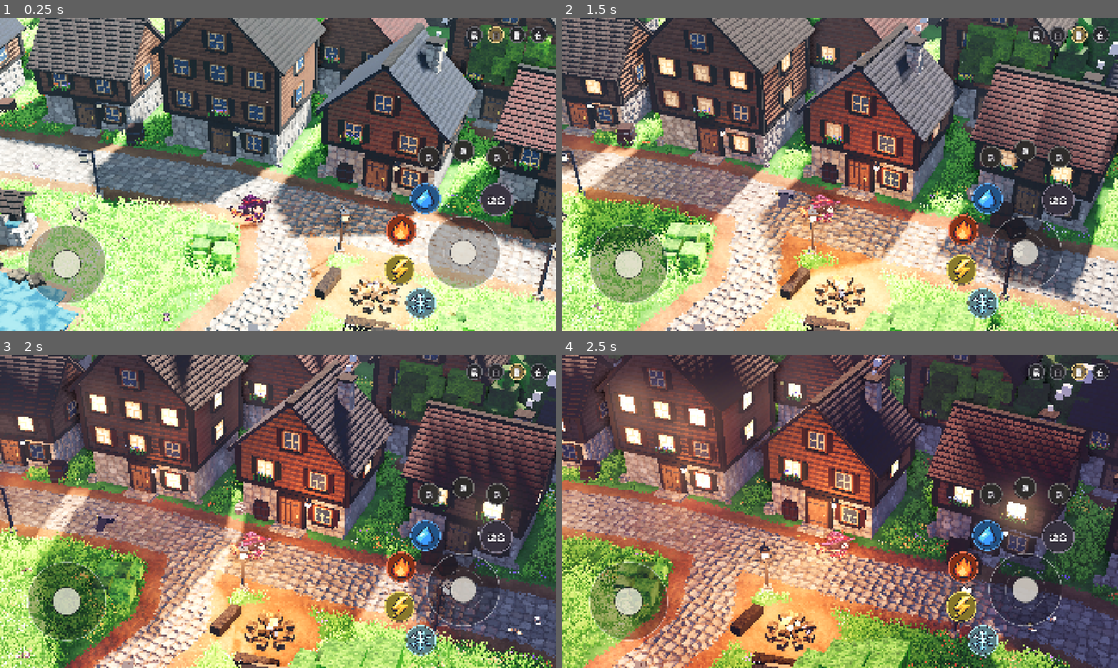
Above: before the commit, frames 1-4 (two rows, left to right).
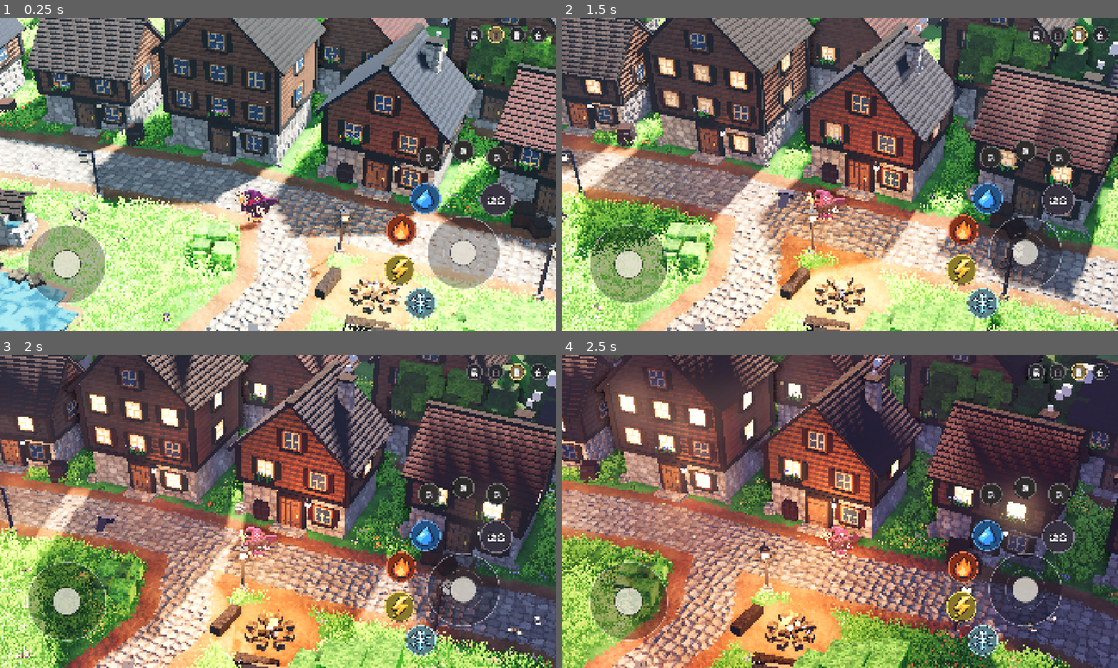
Above: after the commit, the same moments.

Repository: wuharry/elemental-hd2d-godot
Game: Godot game, scene res://main.tscn
The game is run twice, just before and just after one commit, with the same random seed, the same clock (stepped at 60 frames per second) and the same inputs.
Inputs (mouse positions are in pixels of both pictures, inside the frame that each line leads up to):
- Up to frame 1 (0.25 s): no input
- Up to frame 2 (1.5 s): tap Enter at 0.5 s; move the mouse to (962, 158) at 0.52 s; hold D 0.53-1.25 s; tap T at 0.6 s; click (962, 158) at 0.67 s; tap Space at 0.77, 1.07 s; drag from (728, 190) to (812, 237) at 1.27 s
- Up to frame 3 (2 s): no input
- Up to frame 4 (2.5 s): move the mouse to (895, 442) at 2.02 s; hold D from 2.03 s (still down); tap 2 at 2.1 s

The runs differ from the first frame. In frame 1, 0.5% of the frame differs, in the area x 40-51%, y 54-68%; in frame 2, 0.7%, in the area x 4-92%, y 12-69%; in frame 3, 0.6%; in frame 4, 0.6%.

Commit message:
Adopt the B chibi mage and enlarge her in the village

Diff:
--- a/src/player/player.gd
+++ b/src/player/player.gd
@@ -6,11 +6,15 @@
 signal cast(elements: Array[int], origin: Vector3, direction: Vector3)
 
 const SPEED := 5.2
-const PIXEL := 1.0 / 32.0
+# B 版在世界中的顯示倍率。圖集與杖光共用同一個像素到公尺的換算。
+const VISUAL_SCALE := 1.2
+const PIXEL := VISUAL_SCALE / 32.0
 const FRAME_SIZE := Vector2i(56, 48)
-const BODY_OFFSET_X := 8.0
-# 琥珀晶中心約在 (6.5, 27.5)，正面兩腳的中心在 (36, 47)。
-const WAND_TIP := Vector3(-29.5 * PIXEL, 19.5 * PIXEL, 0.0)
+# 正面待機格的原生像素座標，以左上角為原點。
+const FEET := Vector2(31.5, 47.0)
+const CRYSTAL := Vector2(14.5, 15.5)
+const BODY_OFFSET_X := FEET.x - FRAME_SIZE.x * 0.5
+const WAND_TIP := Vector3(CRYSTAL.x - FEET.x, FEET.y - CRYSTAL.y, 0.0) * PIXEL
 const ATLAS_COLUMNS := 6
 const ATLAS_ROWS := 3
 enum Facing { FRONT, BACK, SIDE }
@@ -56,7 +60,7 @@
 	sprite.double_sided = true
 	sprite.centered = true
 	# 正面與右側身都為左邊的長杖留白，腳底仍對齊人物原點。
-	sprite.offset = Vector2(-BODY_OFFSET_X, FRAME_SIZE.y * 0.5 - 1.0)
+	sprite.offset = Vector2(-BODY_OFFSET_X, FEET.y - FRAME_SIZE.y * 0.5)
 	# 角色放在第 2 層，讓杖光照亮她腳邊的地面。
 	sprite.layers = 2
 	add_child(sprite)
@@ -81,7 +85,9 @@
 	fill.light_specular = 0.0
 	fill.position = Vector3(0.6, 1.6, 2.0)
 	add_child(fill)
-	add_child(preload("res://src/player/element_orbit.gd").new(queue))
+	var orbit := preload("res://src/player/element_orbit.gd").new(queue)
+	orbit.scale = Vector3.ONE * VISUAL_SCALE
+	add_child(orbit)
 
 
 func _physics_process(delta: float) -> void:
@@ -128,15 +134,17 @@
 	sprite.flip_h = facing == Facing.SIDE and screen_dir.x < 0.0
 	var mirrored := facing == Facing.BACK or sprite.flip_h
 	sprite.offset.x = BODY_OFFSET_X if mirrored else -BODY_OFFSET_X
-	var tip := WAND_TIP
-	if mirrored:
-		tip.x = -tip.x
-	staff_light.position = tip.rotated(Vector3.UP, camera_yaw)
 	# 待機短暫眨眼；走路使用四張不同的手腳與衣襬姿勢。
 	var column := 1 if fmod(_animation_time, idle_period) > idle_period - 0.16 else 0
 	if _was_moving:
 		column = 2 + int(_animation_time * walk_fps) % 4
 	sprite.frame_coords = Vector2i(column, facing)
+	var tip := WAND_TIP
+	if mirrored:
+		tip.x = -tip.x
+	if column == 3 or column == 5:
+		tip.y += PIXEL # 這兩格的手與法杖一起上提一個像素。
+	staff_light.position = tip.rotated(Vector3.UP, camera_yaw)
 
 
 ## 把目前佇列放出去（清空佇列）。direction 是水平世界方向。
--- a/src/world/scenes/village_scene.gd
+++ b/src/world/scenes/village_scene.gd
@@ -38,7 +38,7 @@
 		{"c": Vector2(10.8, 3.4), "r": 1.5},
 	]
 	houses = [
-		# 比例是 Q 版世界：一層樓約 1.6 公尺，門高 1.5 公尺（角色約 1.4 公尺）
+		# Q 版建築每層約 1.6 公尺，門高 1.5 公尺。
 		{"pos": Vector2(-10.5, -7.2), "rot": 6.0, "w": 4.6, "d": 3.8, "base_h": 1.7, "wall_h": 1.6, "roof_h": 1.9, "gable_front": false, "cols": 2, "floors": 1, "roof_tint": ROOF_BROWN, "seed": 1},
 		{"pos": Vector2(-3.0, -7.8), "rot": 0.0, "w": 5.4, "d": 4.6, "base_h": 1.8, "wall_h": 3.2, "roof_h": 2.6, "gable_front": true, "cols": 3, "floors": 2, "roof_tint": ROOF_DARK, "seed": 2},
 		{"pos": Vector2(4.6, -7.4), "rot": -4.0, "w": 4.8, "d": 4.0, "base_h": 1.8, "wall_h": 1.7, "roof_h": 2.3, "gable_front": true, "cols": 2, "floors": 1, "roof_tint": ROOF_SLATE, "seed": 3},
--- a/tests/element_orbit_test.gd
+++ b/tests/element_orbit_test.gd
@@ -67,6 +67,9 @@
 			"重複冰各有一顆，超過四格不再增加")
 	var dots := _visible_motes(orbit)
 	_check(_evenly_spaced(dots), "四顆光點均分軌道")
+	var relative := player.to_local(dots[0].global_position)
+	_check(is_equal_approx(Vector2(relative.x, relative.z).length(), 0.94 * 1.2)
+		and is_equal_approx(relative.y, 0.72 * 1.2), "光點環繞放大後的角色，軌道半徑與高度同步")
 	var before := dots[0].position
 	orbit.call("_process", 0.1)
 	_check(not dots[0].position.is_equal_approx(before), "元素會沿軌道移動")
--- a/tests/player_animation_test.gd
+++ b/tests/player_animation_test.gd
@@ -4,12 +4,13 @@
 
 const MageArt := preload("res://tools/gen_character.gd")
 
-## 黑髮紫袍法師的固定色盤；透明另計。
+## 上一版圖集實際用到的 21 色；透明另計。
 const APPROVED_COLORS := [
 	"#211d29", "#231b2b", "#312137", "#352041", "#352d38", "#504452", "#51305e", "#571c3b",
-	"#57313c", "#593241", "#734485", "#796876", "#8a2947", "#8f5144", "#9c629e", "#bc3f53",
-	"#c8844e", "#db977f", "#ec6a67", "#ed812b", "#f4be6b", "#f5bca3", "#ffe2c6", "#fff2b7",
+	"#57313c", "#593241", "#734485", "#8a2947", "#8f5144", "#bc3f53", "#c8844e",
+	"#db977f", "#ed812b", "#f4be6b", "#f5bca3", "#ffe2c6", "#fff2b7",
 ]
+const SKIN := [Color("#db977f"), Color("#f5bca3"), Color("#ffe2c6")]
 
 var _passed := 0
 var _failed := 0
@@ -58,30 +59,31 @@
 	_check(crisp, "圖集沒有半透明像素")
 	_check(within_palette and used.size() <= APPROVED_COLORS.size(), "圖集限定於紫袍法師色票，實際 %d 色" % used.size())
 	var idle := atlas.get_region(Rect2i(0, 0, 56, 48))
-	var amber_pixels := 0
-	for y in range(25, 41):
-		for x in range(1, 14):
-			if idle.get_pixel(x, y) == Color("#ed812b"):
-				amber_pixels += 1
-	_check(amber_pixels >= 5, "左側杖頭能辨識獨立的琥珀晶面")
-	# 髮頂藏在帽子裡；由同一產生器關掉帽層量髮頂，頷和腳底直接量遊戲圖集。
-	var unmasked := MageArt.draw_frame(0, 0, false)
-	var scalp_y := unmasked.get_used_rect().position.y
-	var sole_y := idle.get_used_rect().end.y - 1
-	var cheek := 0
+	var amber := _color_bounds(idle, Rect2i(2, 4, 20, 19), [Color("#ed812b")])
+	_check(amber.size.x >= 3 and amber.size.y >= 4, "左上方杖頭有獨立的琥珀晶面")
+	# B 的下巴離帽頂約為整身的 71%，足以辨識帽、臉與短袍之間的比例。
+	var bounds := idle.get_used_rect()
+	var cheek_width := 0
 	var chin_y := -1
-	for y in range(scalp_y, sole_y):
-		var width := _skin_width(idle, y)
-		if width >= 10:
-			cheek = maxi(cheek, width)
+	var chin_width := 0
+	for y in range(26, 37):
+		var face := _color_bounds(idle, Rect2i(28, y, 16, 1), SKIN)
+		if face.size.x >= 5:
+			cheek_width = maxi(cheek_width, face.size.x)
+			chin_width = face.size.x
 			chin_y = y
-		elif chin_y >= 0:
-			break # 條帶縮為頸部的第一行
-	var chin := _skin_width(idle, chin_y) if chin_y >= 0 else 0
-	_check(cheek >= 12 and chin >= cheek * 0.70 and chin <= cheek * 0.85, "下巴保留約四分之三臉頰寬")
+	_check(cheek_width >= 9 and absf(chin_width - 0.78 * cheek_width) <= 1.0,
+		"短平下巴比眼頰窄，臉寬 %d、下巴寬 %d" % [cheek_width, chin_width])
+	var chin_fraction := float(chin_y - bounds.position.y) / maxf(1.0, bounds.size.y - 1.0)
+	_check(chin_fraction >= 0.66 and chin_fraction <= 0.76, "戴帽全身的下巴位置 %.2f" % chin_fraction)
+	# 去帽視圖保留法杖，取頭部所在的直條才量得到髮頂。
+	var bare_head := MageArt.draw_frame(0, 0, false).get_region(Rect2i(25, 0, 18, 48))
+	var scalp_y := bare_head.get_used_rect().position.y
+	var sole_y := bounds.end.y - 1
 	_check(chin_y > scalp_y and absi((chin_y - scalp_y) - (sole_y - chin_y)) <= 1,
-		"不含帽的二頭身：髮頂 %d、下巴 %d、鞋底 %d" % [scalp_y, chin_y, sole_y])
-	var lowest_row := idle.get_region(Rect2i(0, sole_y, idle.get_width(), 1))
+		"不含帽的二頭身：髮頂 %d、下巴 %d、靴底 %d" % [scalp_y, chin_y, sole_y])
+	# 杖尾可能與靴底同高，只對雙腿範圍計算鞋底的可見段數。
+	var lowest_row := idle.get_region(Rect2i(24, 46, 18, 1))
 	var runs := 0
 	var occupied := false
 	for x in lowest_row.get_width():
@@ -94,6 +96,7 @@
 		var unique_frames: Array[PackedByteArray] = []
 		var unclipped := true
 		var feet_aligned := true
+		var gripping_staff := true
 		for column in 6:
 			var frame := atlas.get_region(Rect2i(column * 56, row * 48, 56, 48))
 			var bytes := frame.get_data()
@@ -103,23 +106,48 @@
 				unclipped = unclipped and frame.get_pixel(x, 0).a == 0.0 and frame.get_pixel(x, 47).a == 0.0
 			for y in 48:
 				unclipped = unclipped and frame.get_pixel(0, y).a == 0.0 and frame.get_pixel(55, y).a == 0.0
-			var bounds := frame.get_used_rect()
-			feet_aligned = feet_aligned and bounds.end.y == 47
+			if row == 1:
+				frame.flip_x() # 背面杖在右邊，翻正後用相同的部位檢查。
+			feet_aligned = feet_aligned and not frame.get_region(Rect2i(24, 46, 18, 1)).is_invisible()
+			gripping_staff = gripping_staff and _has_grip(frame)
 		_check(unique_frames.size() == 6, "方向 %d 的六格姿勢各不相同" % row)
 		_check(unclipped, "方向 %d 沒有裁掉帽尖、法杖或腳" % row)
+		_check(gripping_staff, "方向 %d 六格的掌心上下均連接杖柄" % row)
 		_check(feet_aligned, "方向 %d 的每格腳底對齊地面" % row)
 
 
-func _skin_width(frame: Image, y: int) -> int:
-	var skin := [Color("#db977f"), Color("#f5bca3"), Color("#ffe2c6")]
-	var left := 46
-	var right := 28
-	# 排除耳朵，只在臉的範圍測左右兩側，像素中間可以是嘴與眼睛。
-	for x in range(29, 46):
-		if frame.get_pixel(x, y) in skin:
-			left = mini(left, x)
-			right = maxi(right, x)
-	return maxi(0, right - left + 1)
+func _color_bounds(frame: Image, region: Rect2i, colors: Array) -> Rect2i:
+	var bounds := Rect2i()
+	for y in range(region.position.y, region.end.y):
+		for x in range(region.position.x, region.end.x):
+			if frame.get_pixel(x, y) in colors:
+				var pixel := Rect2i(x, y, 1, 1)
+				bounds = bounds.merge(pixel) if bounds.has_area() else pixel
+	return bounds
+
+
+func _has_grip(frame: Image) -> bool:
+	var palm := _color_bounds(frame, Rect2i(15, 33, 10, 9), SKIN)
+	if palm.size.x < 2 or palm.size.y < 2:
+		return false
+	var wood := [Color("#593241"), Color("#8f5144")]
+	var above := Rect2i(palm.position.x, palm.position.y - 1, palm.size.x, 1)
+	var below := Rect2i(palm.position.x, palm.end.y, palm.size.x, 1)
+	return _color_bounds(frame, above, wood).has_area() and _color_bounds(frame, below, wood).has_area()
+
+
+func _light_hits_crystal(player: Player) -> bool:
+	var sprite := player.sprite
+	var frame_size := Vector2i(56, 48)
+	var frame := sprite.texture.get_image().get_region(Rect2i(sprite.frame_coords * frame_size, frame_size))
+	if sprite.flip_h:
+		frame.flip_x()
+	# 將光源轉回看板的水平／垂直像素座標，原點在角色腳下。
+	var tip := player.staff_light.position.rotated(Vector3.UP, -player.camera_yaw) / sprite.pixel_size
+	var x := floori(frame_size.x * 0.5 - sprite.offset.x + tip.x)
+	var y := floori(frame_size.y * 0.5 + sprite.offset.y - tip.y)
+	var region := Rect2i(x - 2, y - 2, 5, 5).intersection(Rect2i(Vector2i.ZERO, frame_size))
+	return _color_bounds(frame, region, [Color("#ed812b")]).has_area()
 
 
 func _run() -> void:
@@ -138,9 +166,11 @@
 	player.camera_yaw = deg_to_rad(22.0)
 	world.add_child(player)
 	await _ticks(3)
-	_check(player.sprite.pixel_size == 1.0 / 32.0 and player.sprite.shaded
+	var idle_height_px := player.sprite.texture.get_image().get_region(
+		Rect2i(0, 0, 56, 48)).get_used_rect().size.y
+	_check(is_equal_approx(idle_height_px * player.sprite.pixel_size, 1.65) and player.sprite.shaded
 		and player.sprite.alpha_cut == SpriteBase3D.ALPHA_CUT_DISCARD,
-		"角色保留固定像素密度、場景光與深度裁切")
+		"B 版從帽頂到靴底顯示為 1.65 公尺，保留場景光與深度裁切")
 	var directions := [Vector2.DOWN, Vector2.UP, Vector2.RIGHT, Vector2.LEFT]
 	var expected_rows := [0, 1, 2, 2]
 	for i in directions.size():
@@ -156,6 +186,7 @@
 		var wand_offset := player.staff_light.position.rotated(Vector3.UP, -player.camera_yaw).x
 		_check((player.sprite.offset.x > 0.0) == mirrored and (wand_offset > 0.0) == mirrored,
 			"方向 %d 的腳底與杖光跟隨圖格鏡像" % i)
+		_check(_light_hits_crystal(player), "方向 %d 的杖光位於琥珀晶面兩像素內" % i)
 	var columns: Array[int] = []
 	for i in 40:
 		await _ticks(1)
--- a/tests/style_test.gd
+++ b/tests/style_test.gd
@@ -64,7 +64,7 @@
 	for i in 3:
 		await physics_frame
 	var player: Player = main.get("player")
-	_check(is_equal_approx(player.sprite.pixel_size, 1.0 / 32.0), "character uses 32px/m")
+	_check(is_equal_approx(player.sprite.pixel_size, 1.2 / PX_PER_M), "B mage displays at 120% of world pixel size")
 	_check(player.sprite.texture_filter == BaseMaterial3D.TEXTURE_FILTER_NEAREST, "character nearest filter")
 	_check(player.sprite.alpha_cut == SpriteBase3D.ALPHA_CUT_DISCARD, "character writes cutout depth")
 	_check(player.sprite.shaded, "character receives scene lighting")
--- a/tools/gen_character.gd
+++ b/tools/gen_character.gd
@@ -11,212 +11,217 @@
 # 墨色、黑髮、紫布、酒紅帽帶、皮革與金屬、膚色、琥珀。
 const PALETTE := {
 	"k": Color("#231b2b"), "i": Color("#312137"), "h": Color("#211d29"),
-	"j": Color("#352d38"), "u": Color("#504452"), "w": Color("#796876"),
+	"j": Color("#352d38"), "u": Color("#504452"),
 	"a": Color("#352041"), "v": Color("#51305e"), "p": Color("#734485"),
-	"l": Color("#9c629e"),
 	"r": Color("#571c3b"), "s": Color("#8a2947"), "t": Color("#bc3f53"),
-	"c": Color("#ec6a67"), "d": Color("#593241"), "b": Color("#8f5144"),
+	"d": Color("#593241"), "b": Color("#8f5144"),
 	"g": Color("#c8844e"), "y": Color("#f4be6b"),
 	"e": Color("#57313c"), "x": Color("#db977f"), "f": Color("#f5bca3"),
 	"n": Color("#ffe2c6"), "o": Color("#ed812b"), "m": Color("#fff2b7"),
 }
 
+# 輪廓取自 B 草稿，以約 25 個原稿像素對一格，收進主角原有色票。
+# 臉與去帽頭形分開於帽簷，手指遮在杖柄前方，雙腳可交替抬起。
 const HAT := [
-	".................iiii",
-	"...............ivpppva",
-	".............iivvvvpppai",
-	"...........iavvvappavpppai",
-	"..........ivvvviavppaavvppai",
-	".........ivaaiivppvaaaavvvvpai",
-	"........iaai..ivpvaaaaaavvvvvai",
-	"........iii..iivvvaaaaaavvvvvvvi",
-	"........ssrr..iivvattttsssgygbrrrva.........i",
-	"........rsssrriavttttssrrbgmogrrrrrai.....ipi",
-	".........rssssrttttsrrrrrrbossrrrrraai..iappi",
-	"...........stttrrsrrraaaaaarbrrrrrraaiiapppi",
-	"..........ttttrrrraaavvpvvvvaarrraaaaipppuui",
-	"........rttttrrrraavvpppppvvvvaaaaaiiaaauui",
-	".......rrrrrrrrraaaiiaaaaivvvvviiiiaauuui",
-	"..........irrraaiippaavvvviiiiiaaauuuii",
-	".........viraaiippaavvvv..iiiaaaiiiii",
-	"........viiiiippaavvvv......ii",
-	".......vviiipppavvvv",
-	"....ipppvvpppavvvv",
-	"iipppppppppavvvv",
-	".ivvppppavvvvv",
-	".iivvvvvvvvv",
-	"..iiiiiiii",
-]
-
-const FACE := [
-	"................hhhh",
-	".........hhhhhhhhhhhjjjjhh",
-	"......hhhhhhjjhjjhhjjuujjjhh",
-	"....hhhhhhjjjjhhuuuhuujjjjjjh",
-	"....hhhhjjjjuuuuuuhuujjjjjjjj",
-	"...hhhhjujjuuuuuhhjjjxjjjjjjjh",
-	"...hhhjuujuuujhhhjjjxfnhjjjjjj",
-	"..hhhjuujuuuhhhhjjjxnnjjjjjjjj",
-	"..hhjjuujjuhhhhjjjxnnhjjjujjjjh",
-	".hhjjuuujhhhhhjxfjjjxhjjjjfxjjh",
-	".hhjuuuxhhhhhnkeeefnfnnnkefjhjj",
-	"hhjjjjjxxnhhhfnkesfnnnfksnfjhjj",
-	".hjjjjjxfnhhhxftssfnnnftsffujjj",
-	".jjjjjjuffujhxxfnnnnnfxnnnxjjjh",
-	".hhjuujjxjjujhfnnnnrssfnnfjjhjh",
-	"hhhjhjjhujhjjhxfnnnnnnnfnfjhjh",
-	"hh.hhjhuuuuhjhjxxfffffffxxjjh",
-	"..hhhhhjjuuhhhhhhhh....hhhh",
-	"..hhh.hjjhhhhhh",
-	"......hh...hh",
-]
-
-const BACK_HAIR := [
-	"...............hhhh",
-	"...........hhhjjjjhhhh",
-	"........hhhhjjjuujjjjhh",
-	"......hhhhjjuuuuuujjjjhhh",
-	".....hhhjjuuuuuuujjjjjujjh",
-	"...hhhhjjuuuuuujjjjjuuuujjh",
-	"..hhhhjjuuuuujjjjjjjuuuujjh",
-	"..hhjjuuuuuujjjjjjjjuuujjjj",
-	".hhjjuuuuuuujjjjjjjjuujjjjjh",
-	".hhjuuujuuujjjjjjjjjuuhjjjjh",
-	"hhjjjjjuuujjjjjjjjjjuhhjjjjh",
-	"hhjjjjjujjjjjjjjjjjjhhhjjjjh",
-	".jjjjjjjjjjjjjhjjjjjhhjjjjhh",
-	".jjhhjjjjjjjjhhjjjjhhhjjjjhh",
-	".hhhhjjhhjjjjhhjjjjhhjjjjhh",
-	".hhhhhhhjjjjhhhjjjhhhjjjhhh",
-	"hh.hhhhhjjhhhhjjjhhhhhjhhh",
-	"...hh.hhh.hhhhjjhhhhhhh",
-	".......h..hh....hh..hh",
-]
-
-const PROFILE := [
-	".................hhh",
-	"...............hhhh",
-	"...........hhhjjjjhhhh",
-	"........hhhhjjjuujjjjjh",
-	"......hhhhjjuuuuuujjjjjjj",
-	".....hhhjjuuuuuujjjjjjjjjj",
-	"...hhhhjjuuuuujjjjjjjjjjjjj",
-	"..hhhhjjuuuuujjjjjhhjjjjjjjj",
-	"..hhjjuuuuuujjjjhhhhjxfxxjjj",
-	".hhjjuuuuuuujjjjhhhjfnnffjjj",
-	".hhjuuujuuujjjxhhhjnnnnnnfjj",
-	"hhjjjjjuuujjjxfhhhjnnkkeefjh",
-	"hhjjjjjujjjjjxhhhjxnnksffnjh",
-	".jjjjjjjjjjjjjhhhxnnfsnnnfxh",
-	".jjhhjjjjjjjjhhhhjfnnnnsstth",
-	".hhhhjjhhjjjjhhhhhjffnnnnfx",
-	".hhhhhhhjjjjhhhhhjjjxfffffh",
-	"hh.hhhhhjjhhhhjjjjjjjjjhhh",
-	"...hh.hhh.hhhhjjhhhhhhh",
-	".......h..hh....hh..hh",
-]
-
-const ROBE_FRONT := [
-	"...............dxxd",
-	"..............rdnnxb",
-	"...........avppryyyra",
-	".........avvpppvrgsvvva",
-	".........avppvabgvsvppva",
-	"..........avvaavsfrvvva",
-	"...........abgbbgymygb",
-	"............avvgbdgava",
-	"...........avpvva.rvpva",
-	"........rsavppvaia.vvpa",
-	"......rstvvppvbgaarvvpg",
-	"....rsttpgyyggb..abgyyb",
-	"..rsttsrr",
-	"rrssttr",
-	"..rrr",
-]
-
-const ROBE_BACK := [
-	".........ivppaa",
-	"........apppppva",
-	"......avppppppvvva",
-	".....avppppvvaavvva",
-	"......vppvvavvaavva",
-	".......avaavvaavvva",
-	".......abgggggbbba",
-	"........avapavvaa",
-	".......avppvavvvva",
-	"......avppvaivappva",
-	".....avppvvaaiavpvvr",
-	"....abgyggba.ibgygbrss",
-	"...................rsstr",
-	".....................rssr",
-]
-
-const ROBE_SIDE := [
-	".............ddxff",
-	"............ipgfnxb",
-	"..........avpppryga",
-	".........avpppvvvrba",
-	".........avppvaaavsa",
-	".........avpvvvrrvva",
-	"..........bgggyygbb",
-	"...........avaaabva",
-	"..........avppairava",
-	"........avppviavrvva",
-	".....rsavppvvviavrva",
-	"..rstspgygba..vvgygb",
-	"rrssrr",
-	"..rr",
-]
-
-const HAND := [
-	".....vpp",
-	"....avppv",
-	"..xbgppvv",
-	".xnfgyvva",
-	"..xffbbv",
-	".....bba",
-]
-
-const FAR_HAND := [
-	"..avv",
-	"..vpva",
-	".avpva",
-	".avppg",
-	"..agbf",
-	"..bxff",
-	"...xx",
+	"........iiiii",
+	".......pppppppi",
+	"......ipvvvppppi",
+	"......ivvvvvvppppi",
+	".....ipvvvvvvvpppppi",
+	".....ivvvvvivvvvppppi",
+	"....ivviiiiivvvppvvvv",
+	"....ivi..iivvvppvvvvvvi",
+	"....ii....ivvvpvvvvvvvvi",
+	"..........ivvvvvvvvvvvvvi",
+	"..........ivvvvvmyvvkssssk",
+	".........ivvvvvmyyytssssssk..iiiii",
+	"........kkkvvvyyrkmysskhvvpppppppppppi",
+	".......kttssksrykkyrhkvvvpppppiiiiiippi",
+	"......ksssssssrsyyrvvvvvpppiiiiaaaaaaipi",
+	"......kssrrkkbskkkvvvppppiiiiiaaaaaaaai",
+	"......ksrrrskkvvvvvppp.....iiiaaaaaaaai",
+	".......kkkssvvvvvppp........iaaaaaaaa",
+	".....ktsssskvvvvpp...........aaaaaaai",
+	".....stskssvvppp.............aaaaaai",
+	".....ssksssppp................aaaai",
+	".....skksss...................aaai",
+	"..ippavkkks...................ai",
+	".iipppi.......................i",
+	".ipppi",
+	"ipvvvi",
+	"ivvvii",
+	"iivvii",
+	"..iii",
+]
+
+const FRONT_HEAD := [
+	"........hhhhjjjjjhjjh",
+	".....hhhhjjjjhhhjjhjuh",
+	"...hhhhhhhhhhhjjjuhjuuh",
+	".hhhhhhhhhhhjhjjuuhjjuh",
+	"hhhhhhhhhhhjhhujuuhhjuuh",
+	"hhhhhhhhhhjjhhjjjjhhjjjh",
+	"hhhhhhhjjjjjnhjhjjhhjjjh",
+	"hhhhhhjjjjjnnjjhjjhnjhjh",
+	"hhhjjhjjjhhhhhnjjhnnjhjh",
+	"hjjjhhhjjhhnhhnhnnnhhhjh",
+	"hjhjnnhhjhnnrrnnnnrhhjh",
+	"hjhjnxhhjhnnrrnnnnrhjjj",
+	"hjhjhnhhjjnnssnnnnshjhj",
+	".jhjhhhjhjxfnnnnnnxhjhj",
+	".hhhjhhjjhhfnnnnnnxhjhh",
+	"...hjjhhhjhhhhhhhhhjhh",
+	".....h..hh.........h",
+]
+
+const BACK_HEAD := [
+	"........hhhhhhhhhhhh",
+	".....hhhhjjjjjjjuujjhh",
+	"...hhhhjjjjjjjuuuujjjhh",
+	"..hhhjjjjjjuuuuujuujjjh",
+	".hhhjjuujuuuuujjjjujjjjh",
+	"hhhjjjuuuuuujjjjjjujjjjh",
+	"hhhjjuuujjjjjjjjhjuujjjh",
+	"hhjjjuujjjjjjjjjjhjujjjh",
+	"hhjjjujjjjjjjhjjjhjjjjjh",
+	"hhjjjjjjjjjjjhjjjhhjjjjh",
+	"hhjjjhjjjjjjhhjjjhhjjjjh",
+	"hhjjjhjjjjjjhhjjjjhhjjjh",
+	".hjjjhhjjjjjhhjjjjhhjjjh",
+	".hhjjhhjjjjhhhhjjjhhhjjh",
+	"..hhjjhhjjjhhhjjjjhhjhh",
+	"...hhjjhhjhhhhjjjhhhhh",
+	".....hhhhhh..hhh...hh",
+]
+
+const SIDE_HEAD := [
+	"........hhhhhhhhhhhh",
+	".....hhhhjjjjjjjuujjhh",
+	"...hhhhjjjjjjjuuuujjjhh",
+	"..hhhjjjjjjuuuuujjujjjh",
+	".hhhjjjjjjuuujjjhjjujjjh",
+	"hhhhjjjjjuuujjjjhjjjjujh",
+	"hhhjjjjjuujjjjjhhjjjjjjh",
+	"hhhjjuujjjjjjjhhjjjjnjhh",
+	"hhhjjujjjjjhjjhhjjjnnhh",
+	"hhjjjjjjhjjhhjhhjjnnnhh",
+	"hhjjjjjhjjjhnnhhjnnhhrh",
+	"hhjjjjhhjjjhnxhhjnnnrrn",
+	".hjjjjhhjjjhhnhhjnfnrrnn",
+	".hhjjjhhjjjjhhhhjnnnnnnh",
+	"..hhjjhhhjjjhhhhjhfnnnx",
+	"...hhjjhhjjhhhjhhhhhxh",
+	".....hhh.hhhh..hh",
+]
+
+const FRONT_ROBE := [
+	".....avvymha",
+	"...vvvvvkykvva",
+	"..vyyhkskshyya",
+	"..pvhhtsvssavh",
+	"..pvvvhtkhshvv",
+	"..vvpaavyvvaav",
+	"..vvpavyayavvv",
+	"hyyyygggyggyyh",
+	".hhh..hhh..hh",
+]
+
+const BACK_ROBE := [
+	".....ahvvva",
+	"...avppvvvva",
+	"..vvvppppvvvva",
+	"..vppvvvvvppva",
+	"..vvvaaaaavvva",
+	"..vvvvavavvvva",
+	"..vvvavvavvvva",
+	".ayyyvvvavvyyya",
+	"..hhyyyyyyyhhh",
+]
+
+const SIDE_ROBE := [
+	"......avyya",
+	"....vppvvygga",
+	"...vvppavvhsv",
+	"...vvvaavvvss",
+	"...vvvaavvvvha",
+	"...vvvavvvvyva",
+	"..avvvaavvvyva",
+	"..ayyvvvyyvyya",
+	"...hyyyyyyyhh",
+]
+
+const STAFF := [
+	"....d",
+	"....myd",
+	"...dmyyd",
+	"...dym.d",
+	"...ddmy",
+	"....dmyy.d",
+	"..y.ymoy..md",
+	"..m.ymoo..ym",
+	".dm.yooog..gy",
+	".yy.yooog..gy",
+	"dmy..oggg.yd",
+	"dgyy..dd.yyd",
+	"..dyygymmyy",
+	"....dgoygd",
+	".....dgyy",
+	".......dyk",
+	"......kyyk",
+	".......kbk",
+	"........yyk",
+	"........kbk",
+	".........bb",
+	".........kbk",
+	"..........bk",
+	"..........bb",
+	"..........kb",
+	"...........bk",
+	"...........bb",
+	"...........kb",
+	"............bk",
+	"............bk",
+	"............bb",
+	"............kb",
+	"............kbk",
+	".............bk",
+	".............bb",
+	".............kb",
+	".............kb",
+	".............kb",
+	"..............bk",
+]
+
+const GRIP := [
+	"....hhvv",
+	"knxkyvva",
+	"knnkyav",
+	"kfxkyvv",
+	"...kyyv",
+	"....hha",
+]
+
+const FAR_SLEEVE := [
+	"avv",
+	"vpva",
+	"vpya",
+	"hynn",
+	".fn",
 ]
 
 const BOOT := [
-	".xf",
-	".xf",
-	".bg",
-	"bgd",
-	"bdd",
-	"ddd",
-]
-
-const STAFF := [
-	".d",
-	".gg",
-	".gmy",
-	".gmyy",
-	".byyoo",
-	".booyoo",
-	".dyoooyg",
-	"gybooooyb",
-	".ggbtooorb...g",
-	".byggbssrbd..yg",
-	"..gyygdrrddbgyb",
-	"...bgyggbbgyygbbb",
-	".....bgyyygbbbygbggbbb",
-	".....idbgbybogdbb..bbbggbgggbbb",
-	"....irb...bbgb......bbgb..bbb",
-	"...irs.....bb",
-	"..irs",
-	"..ir",
-]
-
+	".fn",
+	"bgy",
+	"bdg",
+	"dddb",
+]
+
+const BACK_BOOT := [
+	".dx",
+	"dbb",
+	"dbd",
+	"dddb",
+]
 
 func _init() -> void:
 	for directory: String in [OUT, "res://test_output"]:
@@ -255,31 +260,6 @@
 	quit()
 
 
-# Dark paint already forms the contour of the bob and the hat's underside.
-# Rim the exposed bright clusters on skin, cloth, leather, and the crystal.
-static func _rim(img: Image) -> void:
-	var outlines := [PALETTE.i, PALETTE.a, PALETTE.d, PALETTE.b]
-	var source: Image = img.duplicate()
-	for y in range(1, H - 1):
-		for x in range(1, W - 1):
-			if source.get_pixel(x, y).a > 0:
-				continue
-			for step: Vector2i in [Vector2i.UP, Vector2i.LEFT, Vector2i.RIGHT, Vector2i.DOWN]:
-				var col := source.get_pixelv(Vector2i(x, y) + step)
-				if col.a == 0 or col.v < 0.34:
-					continue
-				var target: Color = col.darkened(0.42).lerp(PALETTE.i, 0.4)
-				var closest: Color = outlines[0]
-				var best := INF
-				for candidate: Color in outlines:
-					var rgb := Vector3(target.r - candidate.r, target.g - candidate.g, target.b - candidate.b)
-					if rgb.length_squared() < best:
-						best = rgb.length_squared()
-						closest = candidate
-				img.set_pixel(x, y, closest)
-				break
-
-
 static func _stamp(img: Image, rows: Array, origin: Vector2i, mirrored: bool) -> void:
 	for y in rows.size():
 		var row: String = rows[y]
@@ -293,30 +273,37 @@
 			img.set_pixel(px, origin.y + y, PALETTE[symbol])
 
 
-## 去掉帽子的視圖沿用同一個人物，用來量髮頂、下巴、腳底。
+# 眼睫位在輪廓內，閉眼不改臉頰邊界。
 static func draw_frame(facing: int, pose: int, wearing_hat := true) -> Image:
 	var img := Image.create_empty(W, H, false, Image.FORMAT_RGBA8)
 	var back := facing == 1
-	var stride: int = [0, 0, -2, -1, 2, 1][pose]
+	var side := facing == 2
 	var bob: int = [0, 0, 0, -1, 0, -1][pose]
-	var swing: int = [0, 0, 1, 1, -1, -1][pose]
-	_stamp(img, BOOT, Vector2i(31 + stride, 39 if pose == 3 else 41), back)
-	_stamp(img, BOOT, Vector2i(38 - stride, 39 if pose == 5 else 41), back)
-	var robe: Array = [ROBE_FRONT, ROBE_BACK, ROBE_SIDE][facing]
-	var hem_x: int = [20, 25, 21][facing]
-	_stamp(img, robe, Vector2i(hem_x + (1 if pose == 4 else 0), 30 + bob), back)
-	_stamp(img, FAR_HAND, Vector2i(38 + swing, 32 + bob), back)
-	_stamp(img, STAFF, Vector2i(1, 22 + swing + bob), back)
-	_stamp(img, HAND, Vector2i(27, 32 + swing + bob), back)
-	var head: Array = [FACE, BACK_HAIR, PROFILE][facing]
-	var head_x: int = [17, 18, 18][facing]
-	_stamp(img, head, Vector2i(head_x, 14 + bob + (1 if back and pose == 1 else 0)), back)
-	if pose == 1 and facing == 0:
-		_stamp(img, ["ffff", "eeee", "fxff"], Vector2i(31, 24), back)
-		_stamp(img, ["ff", "ee", "fx"], Vector2i(41, 24), back)
-	elif pose == 1 and facing == 2:
-		_stamp(img, ["fff", "eee", "ffx"], Vector2i(39, 25), back)
+	var stride: int = [0, 0, -1, -1, 1, 1][pose]
+	var far_foot := Vector2i(27 + stride, 43 - int(pose == 3))
+	var near_foot := Vector2i(32 - stride, 43 - int(pose == 5))
+	var boot: Array = BACK_BOOT if back else BOOT
+	_stamp(img, boot, far_foot, back)
+	_stamp(img, boot, near_foot, back)
+	var swing: int = [0, 0, 1, 0, -1, 0][pose]
+	_stamp(img, FAR_SLEEVE, Vector2i(35 + swing - int(side), 39 + bob), back)
+	var robe: Array = [FRONT_ROBE, BACK_ROBE, SIDE_ROBE][facing]
+	_stamp(img, robe, Vector2i(24, 35 + bob), back)
+	var head: Array = [FRONT_HEAD, BACK_HEAD, SIDE_HEAD][facing]
+	var head_y := 19 + bob + int(back and pose == 1)
+	_stamp(img, head, Vector2i(20, head_y), back)
+	if pose == 1 and not back:
+		if side:
+			_stamp(img, ["nnn", "err", "nnn"], Vector2i(39, 29 + bob), back)
+		else:
+			_stamp(img, ["nn", "er", "nn"], Vector2i(32, 29 + bob), back)
+			_stamp(img, ["n", "r", "n"], Vector2i(38, 29 + bob), back)
 	if wearing_hat:
-		_stamp(img, HAT, Vector2i(9, 3 + bob), back)
-	_rim(img)
+		_stamp(img, HAT, Vector2i(14, 3 + bob), back)
+		if back:
+			# 背面帽帶繞過帽冠，金扣只在正側面出現。
+			_stamp(img, ["...v", "..vvs", ".svvss", "ssssss", "ssssss", ".rrr"],
+				Vector2i(27, 13 + bob), true)
+	_stamp(img, STAFF, Vector2i(8, 7 + bob), back)
+	_stamp(img, GRIP, Vector2i(19, 36 + bob), back)
 	return img
Binary file changed: assets/characters/mage_atlas.png
Binary file changed: assets/characters/mage_idle.png
Binary file added: docs/screenshots/mage_b_comparison.png
Binary file added: docs/screenshots/mage_b_village_scale.png
